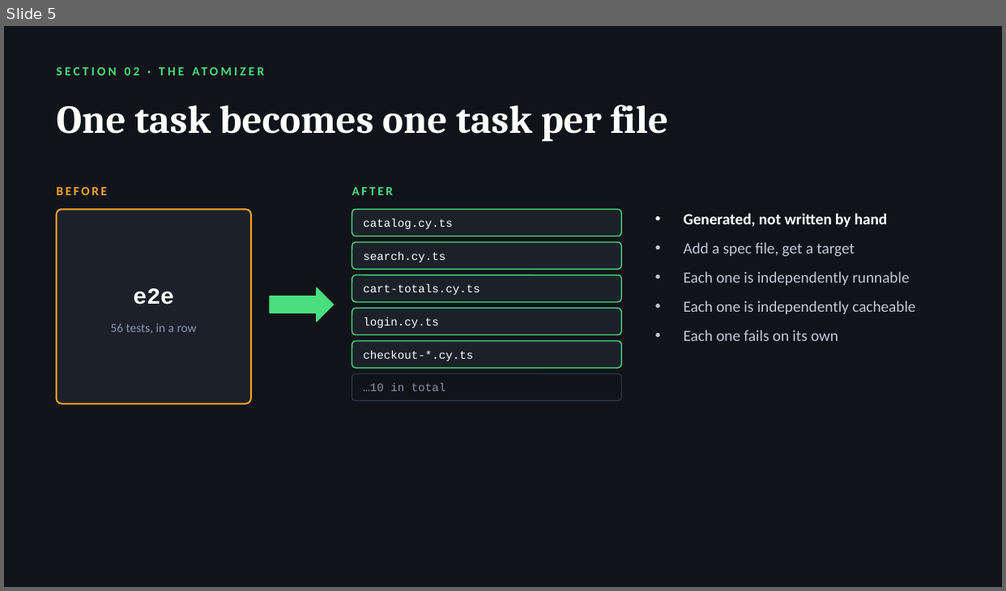
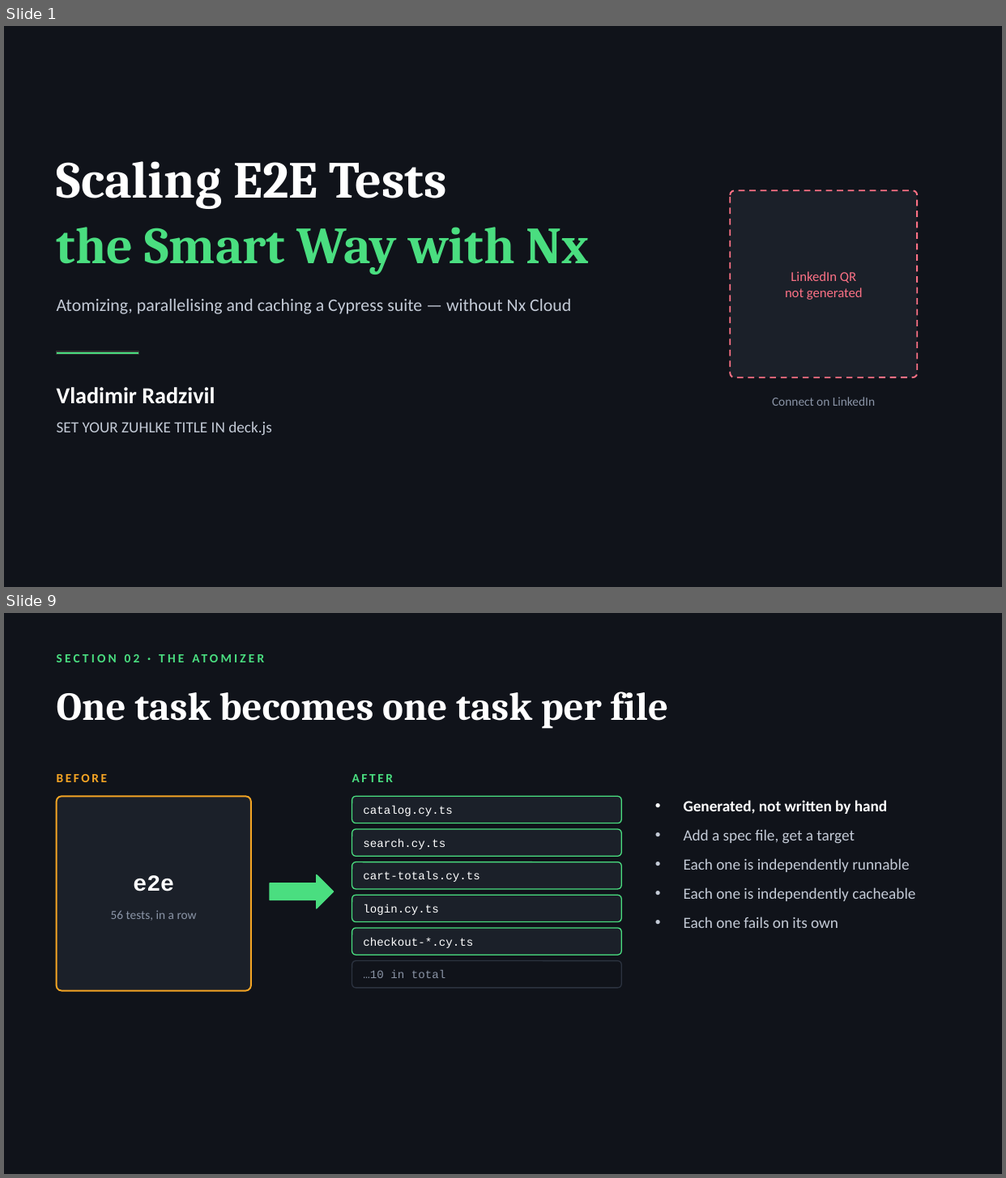
Before and after one commit to radzivil/nx-scaling-e2e-tests-with-atomizer, a slide deck: talk/Scaling-E2E-Tests-with-Nx.pptx. Shown one above the other, each under a label of ours: slide 5 before the commit, slides 1 and 9 after it; the slides between them are not shown. The pictures are 1006x591 and 1006x1178 pixels, drawn with LibreOffice and Linux fonts; fonts in the diff are those of the drawing. Boxes give left, top, right and bottom in pixels: in the first picture for what was removed or moved away, otherwise in the second. Text is boxed around its words. In the diff, an @@ line names an element or a change of style, - is before the commit and + after.

```diff
--- a/talk/Scaling-E2E-Tests-with-Nx.pptx
+++ b/talk/Scaling-E2E-Tests-with-Nx.pptx
@@ slide 1 added at [4,26,1002,587], background #10131A @@
@@ text added at [57,161,447,209], 50 pt, text #FFFFFF, bold @@
+Scaling E2E Tests
@@ rounded rectangle added at [731,190,918,378], fill #1B2029, outline #FB7185 1.5 pt dashed @@
@@ text added at [57,227,590,275], 50 pt, text #4ADE80, bold @@
+the Smart Way with Nx
@@ text added at [785,271,863,300], 13 pt, text #FB7185 @@
+LinkedIn QR
+not generated
@@ text added at [57,299,571,314], 17 pt, text #C3CAD6 @@
+Atomizing, parallelising and caching a Cypress suite — without Nx Cloud
@@ rectangle added at [57,352,138,355], fill #4ADE80, outline #333333 1 pt @@
@@ text added at [57,387,215,403], 22 pt, text #FFFFFF, bold @@
+Vladimir Radzivil
@@ text added at [772,397,875,406], 12 pt, text #8A94A6 @@
+Connect on LinkedIn
@@ text added at [57,421,271,436], 15 pt, text #C3CAD6 @@
+SET YOUR ZUHLKE TITLE IN deck.js
@@ what was slide 5 is now slide 9 @@
```
Also in this commit, not shown: 1 slide changed, 12 other slides added, 8 slides removed, 8 other files.
